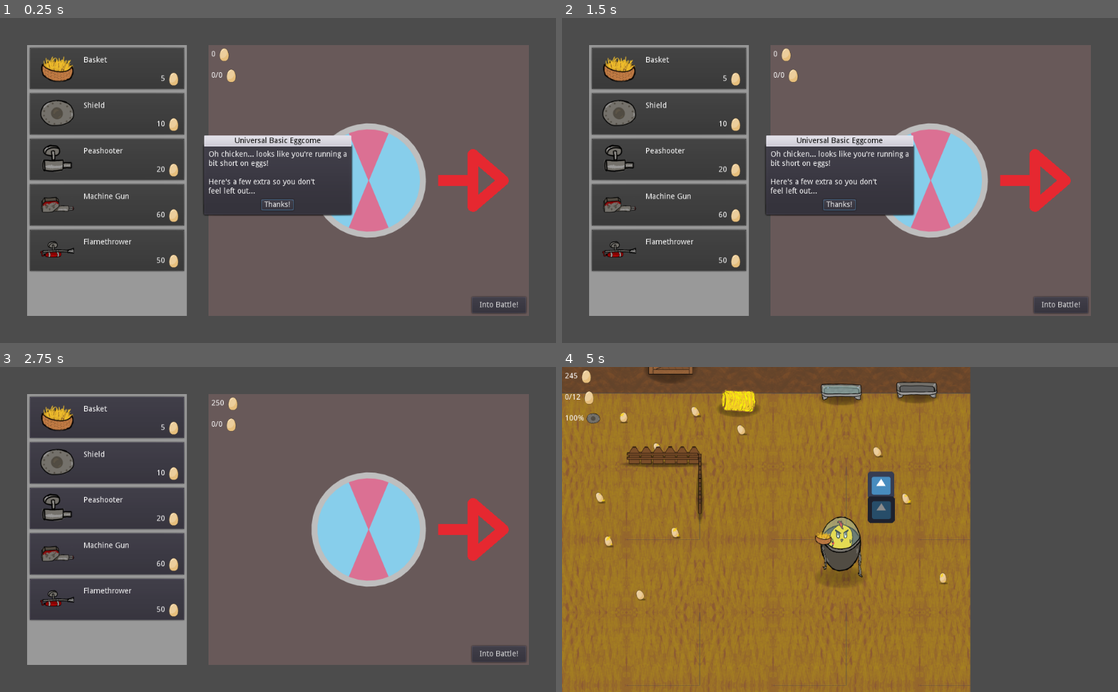
Above: before the commit, frames 1-4 (two rows, left to right).
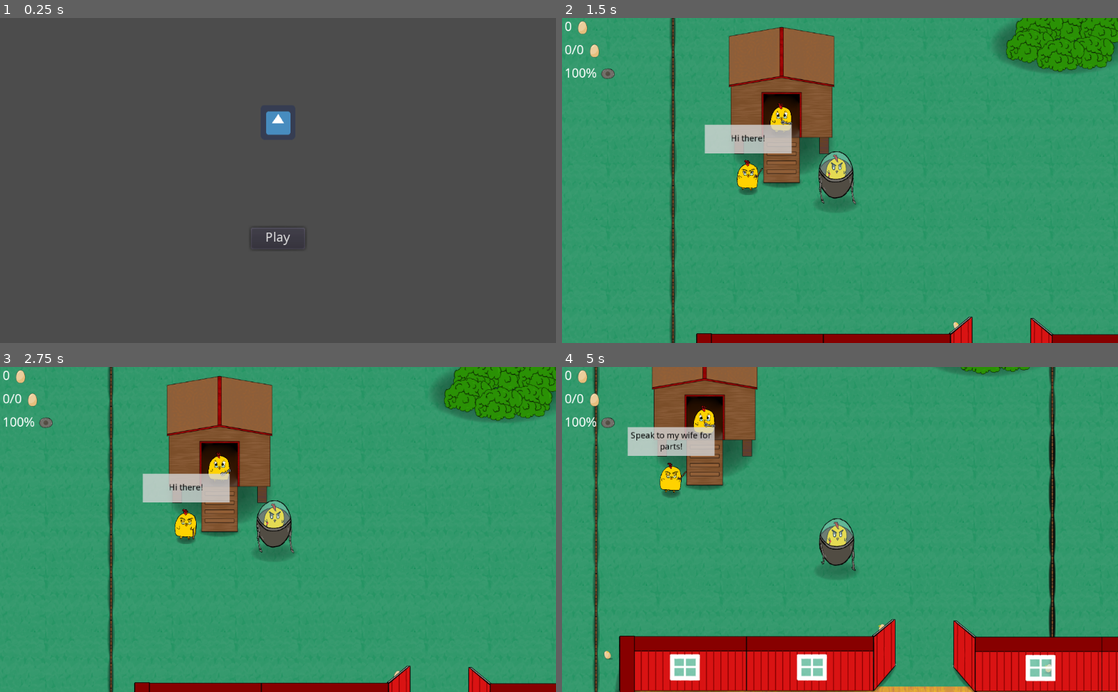
Above: after the commit, the same moments.

Repository: CiaranWoodward/LD46
Game: Godot game, scene res://Menu/MainMenu.tscn
The game is run twice, just before and just after one commit, with the same random seed, the same clock (stepped at 60 frames per second) and the same inputs. Before the commit the project starts from res://Menu/DesignMenu.tscn. The engine's default icon, where the game draws it, is replaced by a stand-in: a white triangle on a blue panel in a dark square. Sound files missing from this copy of the repository are replaced by a short silence.
Inputs (mouse positions are in pixels of both pictures, inside the frame that each line leads up to):
- Up to frame 1 (0.25 s): no input
- Up to frame 2 (1.5 s): click (840, 239) at 0.5 s, where only the run after the commit has a clickable "Play"; click (1062, 304) at 1.25 s, where only the run before the commit has a clickable "Into Battle!"
- Up to frame 3 (2.75 s): click (278, 552) at 2 s, where only the run before the commit has a clickable "Thanks!"
- Up to frame 4 (5 s): click (667, 419) at 2.77 s; tap Enter (ui_accept) at 3.5, 3.77, 4.52 s; move the mouse to (928, 529) at 3.52 s; hold Right (player_right) 3.53-4.28 s; click (928, 529) at 3.6 s; move the mouse to (728, 545) at 4.27 s; hold S (player_down) from 4.28 s (still down); right-click (728, 545) at 4.35 s

The runs differ from the first frame. In frame 1, 52% of the frame differs, in the area x 4-96%, y 8-92%; in frame 2, 100%, in the area x 0-100%, y 0-100%; in frame 3, 100%; in frame 4, 99%.

Commit message:
Add messaging to the guide chick

Diff:
--- /dev/null
+++ b/Chicks/GuideChick.gd
@@ -0,0 +1,28 @@
+extends StaticBody2D
+
+export (PoolStringArray) var speech : PoolStringArray = PoolStringArray()
+
+var curSpeech = 0
+
+# Called when the node enters the scene tree for the first time.
+func _ready():
+	pass # Replace with function body.
+
+
+# Called every frame. 'delta' is the elapsed time since the previous frame.
+#func _process(delta):
+#	pass
+
+
+func _on_TextTimer_timeout():
+	if speech.size() == 0:
+		return
+
+	if speech[curSpeech].length() == 0:
+		get_node("TextBox").visible = false
+	else:
+		get_node("TextBox").visible = true
+
+	get_node("TextBox/Label").text = speech[curSpeech]
+
+	curSpeech = (curSpeech + 1) % speech.size()
--- a/Chicks/GuideChick.tscn
+++ b/Chicks/GuideChick.tscn
@@ -1,10 +1,11 @@
-[gd_scene load_steps=9 format=2]
+[gd_scene load_steps=10 format=2]
 
 [ext_resource path="res://Chicks/Graphics/Guide1.png" type="Texture" id=1]
 [ext_resource path="res://Chicks/Graphics/Guide3.png" type="Texture" id=2]
 [ext_resource path="res://Chicks/Graphics/Guide0.png" type="Texture" id=3]
 [ext_resource path="res://Chicks/Graphics/Guide2.png" type="Texture" id=4]
 [ext_resource path="res://Scenery/Graphics/Shadow_@0.5x.png" type="Texture" id=5]
+[ext_resource path="res://Chicks/GuideChick.gd" type="Script" id=6]
 
 [sub_resource type="SpriteFrames" id=1]
 animations = [ {
@@ -50,6 +51,8 @@
 [node name="GuideChick" type="StaticBody2D"]
 collision_layer = 2
 collision_mask = 69
+script = ExtResource( 6 )
+speech = PoolStringArray( "Hi there!" )
 
 [node name="Shadow_05x" type="Sprite" parent="."]
 position = Vector2( 0, 61.2714 )
@@ -61,7 +64,7 @@
 rotation = 0.00245379
 scale = Vector2( 0.5, 0.5 )
 frames = SubResource( 1 )
-frame = 7
+frame = 3
 speed_scale = 0.6
 playing = true
 
@@ -74,3 +77,31 @@
 
 [node name="AnimationPlayer" type="AnimationPlayer" parent="."]
 anims/Wobble = SubResource( 3 )
+
+[node name="TextBox" type="ColorRect" parent="."]
+self_modulate = Color( 0.843137, 0.843137, 0.843137, 0.788235 )
+light_mask = 4097
+margin_left = -120.0
+margin_top = -120.0
+margin_right = 120.0
+margin_bottom = -40.0
+__meta__ = {
+"_edit_use_anchors_": false
+}
+
+[node name="Label" type="Label" parent="TextBox"]
+modulate = Color( 0, 0, 0, 1 )
+margin_right = 240.0
+margin_bottom = 80.0
+text = "Hi there!"
+align = 1
+valign = 1
+autowrap = true
+__meta__ = {
+"_edit_use_anchors_": false
+}
+
+[node name="TextTimer" type="Timer" parent="."]
+wait_time = 2.0
+autostart = true
+[connection signal="timeout" from="TextTimer" to="." method="_on_TextTimer_timeout"]
--- a/Levels/FarmLevel.tscn
+++ b/Levels/FarmLevel.tscn
@@ -130,7 +130,7 @@
 }
 
 [node name="Player" parent="YSort" instance=ExtResource( 3 )]
-position = Vector2( 6638.13, -2678.92 )
+position = Vector2( -659.551, -1454.22 )
 
 [node name="Camera2D" type="Camera2D" parent="YSort/Player"]
 position = Vector2( 11.1426, 0 )
@@ -3153,9 +3153,11 @@
 
 [node name="GuideChick" parent="YSort" instance=ExtResource( 22 )]
 position = Vector2( -902.539, -1488.77 )
+speech = PoolStringArray( "Hi there!", "Speak to my wife for parts!", "We need to keep those stolen eggs alive!", "" )
 
 [node name="GuideChick2" parent="YSort" instance=ExtResource( 22 )]
 position = Vector2( 3320.17, -1365.46 )
+speech = PoolStringArray( "Good Job!", "Get in the truck!", "" )
 
 [node name="GuideChick3" parent="YSort" instance=ExtResource( 22 )]
 position = Vector2( 6749.43, -2809.54 )
--- a/Menu/PlayButton.gd
+++ b/Menu/PlayButton.gd
@@ -17,4 +17,4 @@
 
 
 func _on_PlayButton_pressed():
-	get_tree().change_scene("res://Level.tscn")
+	get_tree().change_scene("res://Levels/FarmLevel.tscn")
--- a/project.godot
+++ b/project.godot
@@ -21,7 +21,7 @@
 [application]
 
 config/name="LD46"
-run/main_scene="res://Menu/DesignMenu.tscn"
+run/main_scene="res://Menu/MainMenu.tscn"
 config/icon="res://icon.png"
 
 [autoload]
@@ -31,6 +31,10 @@
 [debug]
 
 settings/stdout/print_fps=true
+
+[gui]
+
+theme/use_hidpi=true
 
 [input]
 
